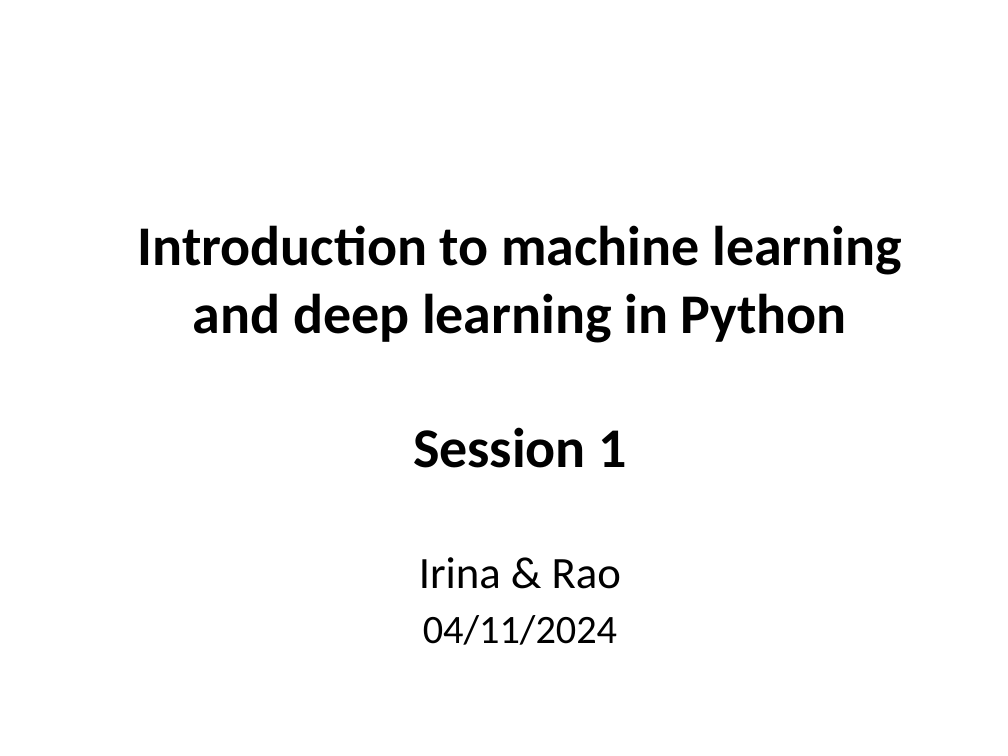
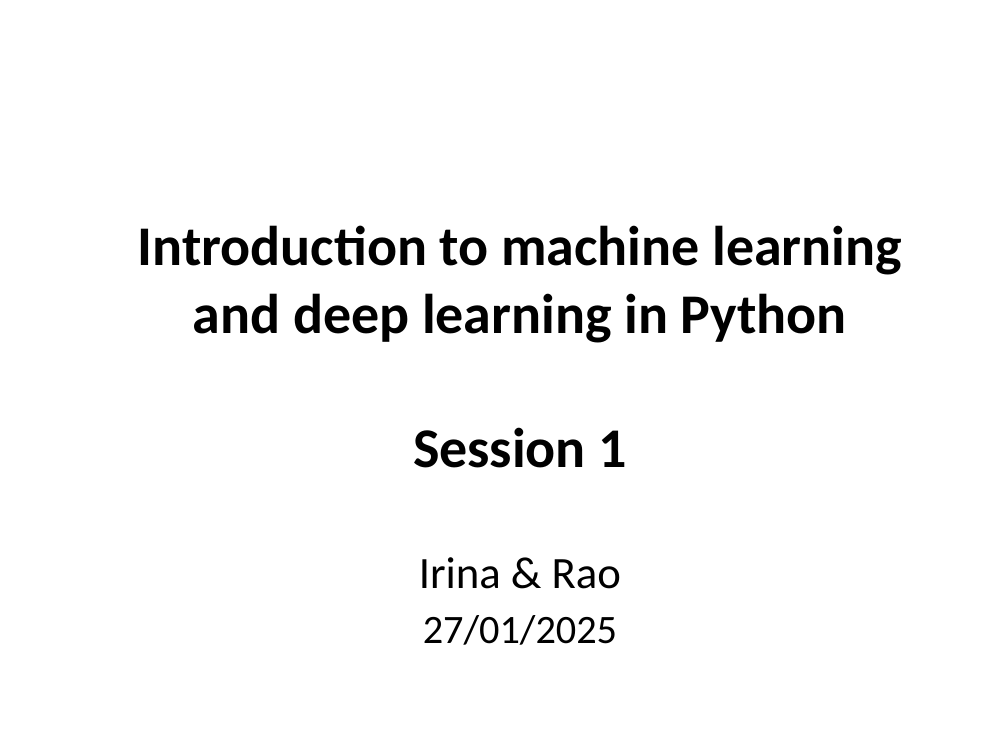
Before and after one commit to sraorao/ML_DL_intro_python_HT2025, a slide deck: slide 1 of Session_1_ML_DL_intro_python_MT2024.pptx. Drawn at 1008x756 pixels with LibreOffice and Linux fonts; fonts in the diff are those of the drawing. Boxes give left, top, right and bottom in pixels: in the first picture for what was removed or moved away, otherwise in the second. Text is boxed around its words. In the diff, an @@ line names an element or a change of style, - is before the commit and + after.

```diff
--- a/Session_1_ML_DL_intro_python_MT2024.pptx
+++ b/Session_1_ML_DL_intro_python_MT2024.pptx
@@ title at <box>423,615,617,645</box>: text changed @@
-04/11/2024
+27/01/2025
```
Also in this commit, not shown: 7 other slides changed, 12 slides added.
